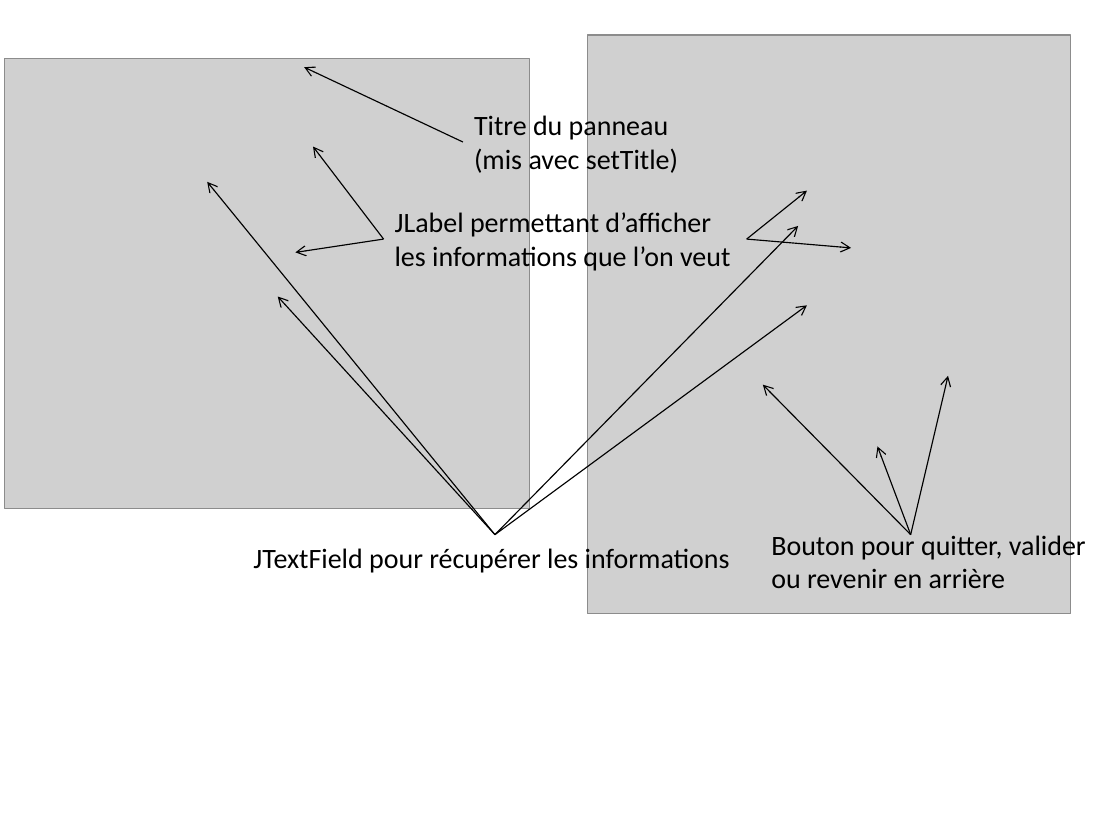
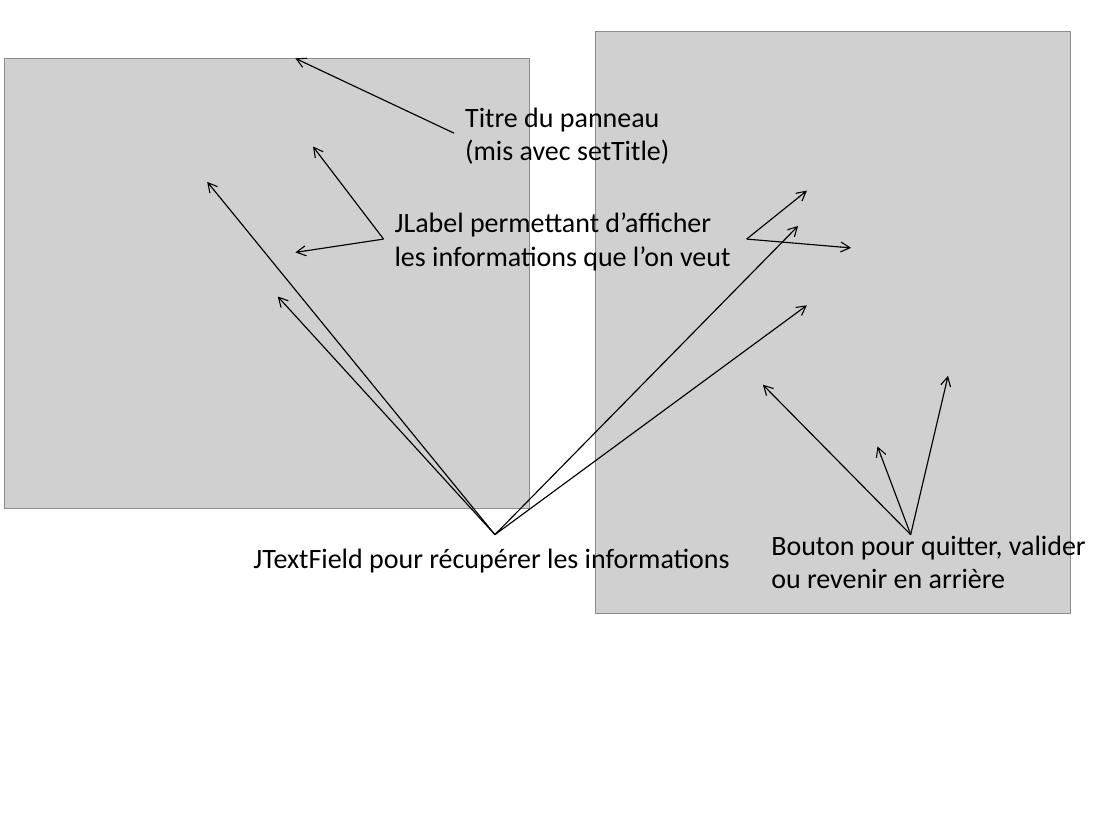
Before and after one commit to Skyfire27/Project-Java, a slide deck: slide 5 of PROJET POO Java/Projet_Java_TAN_RINJARD.pptx. Drawn at 1120x840 pixels with LibreOffice and Linux fonts; fonts in the diff are those of the drawing; grey boxes stand for pictures. Boxes give left, top, right and bottom in pixels: in the first picture for what was removed or moved away, otherwise in the second. Text is boxed around its words. In the diff, an @@ line names an element or a change of style, - is before the commit and + after.

```diff
--- a/PROJET POO Java/Projet_Java_TAN_RINJARD.pptx
+++ b/PROJET POO Java/Projet_Java_TAN_RINJARD.pptx
@@ arrow moved from (463, 142) - (305, 67) to (455, 133) - (296, 58) @@
@@ picture: place and size @@
-picture at (587,35,1071,614)
+picture at (595,32,1070,615)
@@ text "Titre du panneau": place and size @@
-text "Titre du panneau" at (474,112,678,176)
+text "Titre du panneau" at (465,104,669,167)
```
Also in this commit, not shown: 1 other slide changed, 1 other file.
